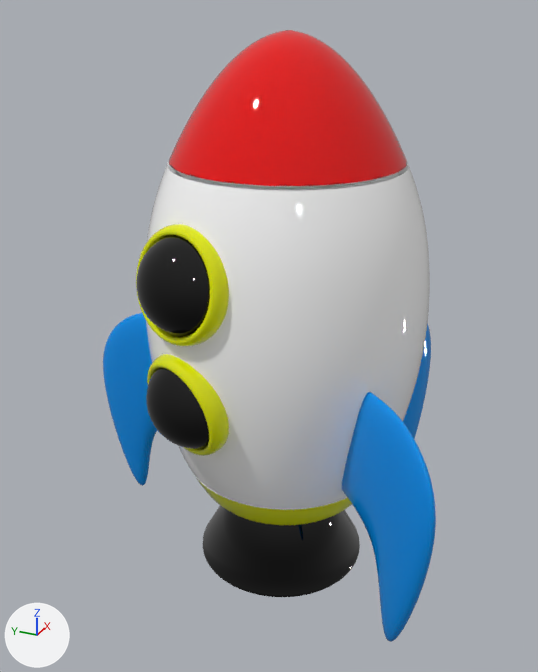
Two versions of the FBX model Frontend/public/rocket.fbx, one commit apart.
Both versions are drawn from a 50 mm camera at (-10.19, -8.21, 5.45) aimed at (-6.02, -6.33, 3.36). Lighting does not change. The marker at lower left points along +X, +Y and +Z. Vertices at the same position are counted once.

Objects in the first picture: 'BezierCurve.002'.
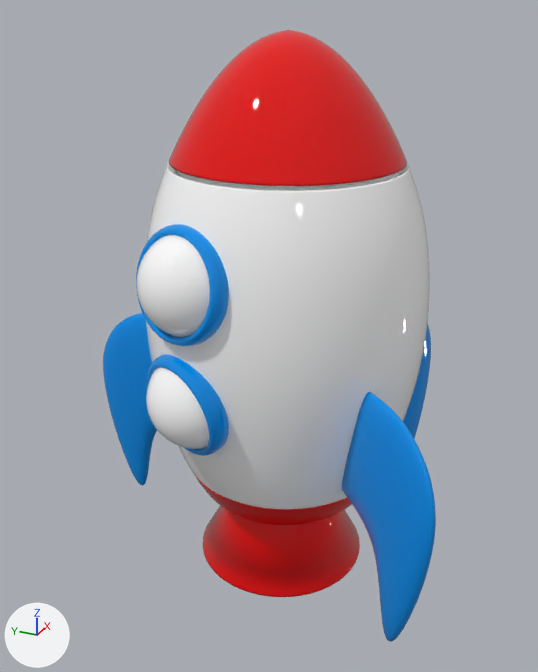
The newer file is also turned or shifted as a whole; pictures and numbers use the older file's frame.

Boxes (x1, y1, x2, y2) around the edits, measured in the pictures (538 x 672 px):
part 1 of me_mesh_001, deleted: before (177, 171, 400, 187)
part 2 of me_mesh_001, recoloured: (196, 477, 346, 510) in both
part 3 of me_mesh_001, recoloured (yellow to red): (194, 475, 352, 526) in both
part 4 of me_mesh_001, recoloured (yellow to blue): (136, 224, 229, 456) in both
part 5 of me_mesh_001, recoloured (black to white): (137, 235, 210, 449) in both
part 6 of me_mesh_001, recoloured (black to red): (203, 506, 360, 597) in both

Patch to the scene script:
```diff
--- a/Frontend/public/rocket.fbx.py
+++ b/Frontend/public/rocket.fbx.py
@@ me_mesh_001 @@
 # used by ob_beziercurve_002; location = (-6.082, -6.48, 3.545)
-me_mesh_001.from_pydata(...)  # 44437 vertices, 45820 faces; spans x -1.03..1.33, y -1.23..1.49, z -1.79..1.73
+me_mesh_001.from_pydata(...)  # 44261 vertices, 45876 faces; spans x -1.03..1.33, y -1.23..1.49, z -1.79..1.73
+# me_mesh_001 part 1: 77 vertices removed from x -0.7..0.7, y -0.7..0.7, z 0.98..1.02
+# me_mesh_001 part 2: 64 faces spanning x -0.68..0.68, y -0.68..0.68, z -1.0 switch from mat_material_002 (white #ffffff) to mat_material_003 (red #e70002)
+# me_mesh_001 part 3: 7296 faces spanning x -0.68..0.68, y -0.68..0.68, z -1.27..-0.49 switch from mat_material_005 (yellow #e1e704) to mat_material_003 (red #e70002)
+# me_mesh_001 part 4: 6656 faces spanning x -0.98..-0.59, y -0.04..0.61, z -0.62..0.78 switch from mat_material_005 (yellow #e1e704) to mat_material_004 (blue #008de7)
+# me_mesh_001 part 5: 384 faces spanning x -1.03..-0.71, y 0.03..0.57, z -0.58..0.74 switch from mat_material_006 (black #000000) to mat_material_002 (white #ffffff)
+# me_mesh_001 part 6: 3508 faces spanning x -0.61..0.55, y -0.57..0.59, z -1.79..-0.94 switch from mat_material_006 (black #000000) to mat_material_003 (red #e70002)
```
